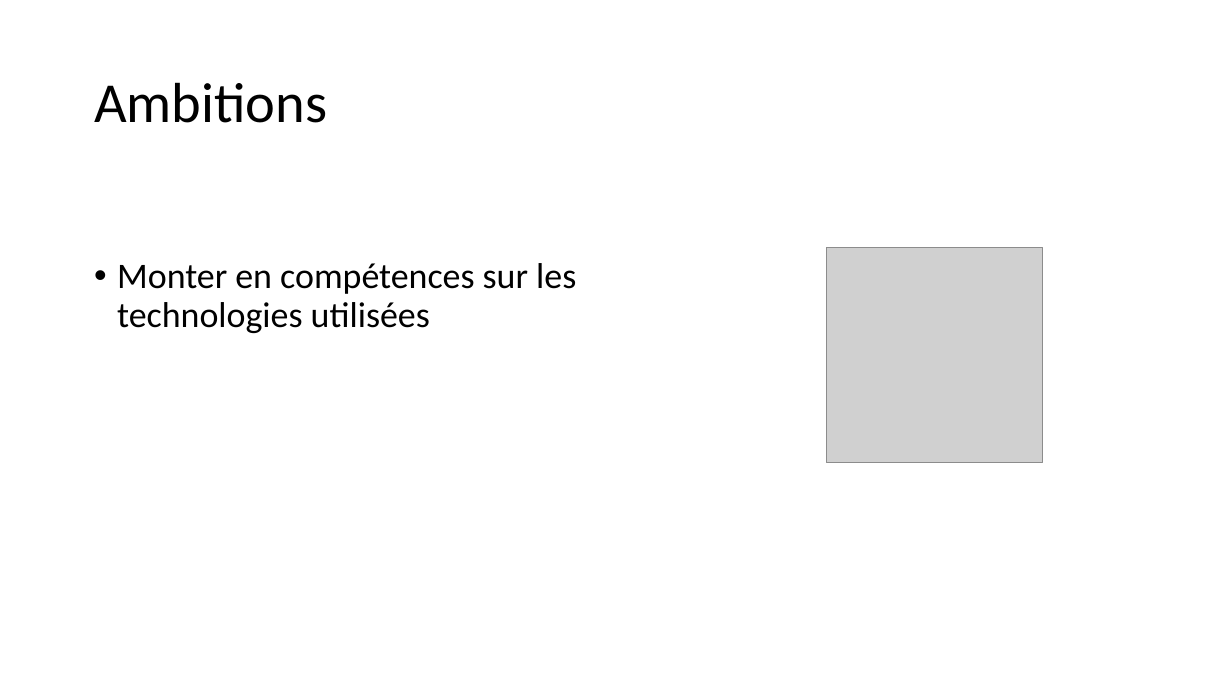
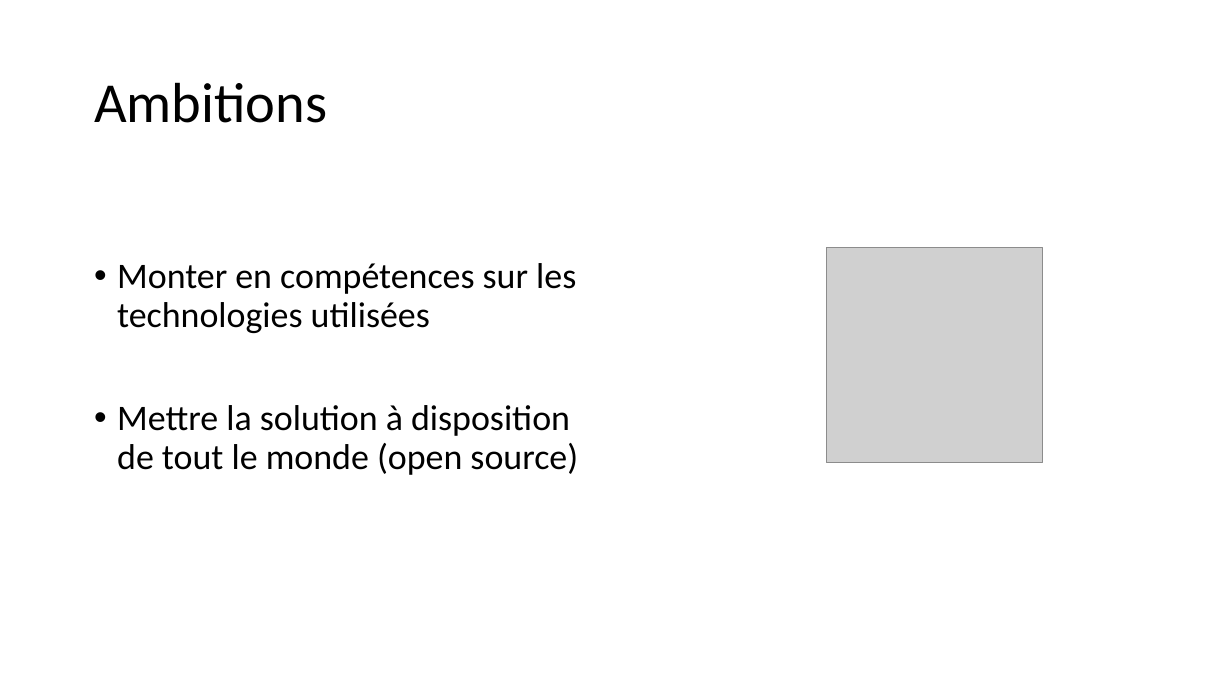
Before and after one commit to cazabec/EasyLock, a slide deck: slide 11 of doc/Présentation projet libre.pptx (slide 8 before the commit). Drawn at 1232x693 pixels with LibreOffice and Linux fonts; fonts in the diff are those of the drawing; grey boxes stand for pictures. Boxes give left, top, right and bottom in pixels: in the first picture for what was removed or moved away, otherwise in the second. Text is boxed around its words. In the diff, an @@ line names an element or a change of style, - is before the commit and + after.

```diff
--- a/doc/Présentation projet libre.pptx
+++ b/doc/Présentation projet libre.pptx
@@ text at (117,405,578,475): paragraph added @@
+• Mettre la solution à disposition de tout le monde (open source)
```
Also in this commit, not shown: 3 other slides changed, 4 slides added, 1 slide removed.
